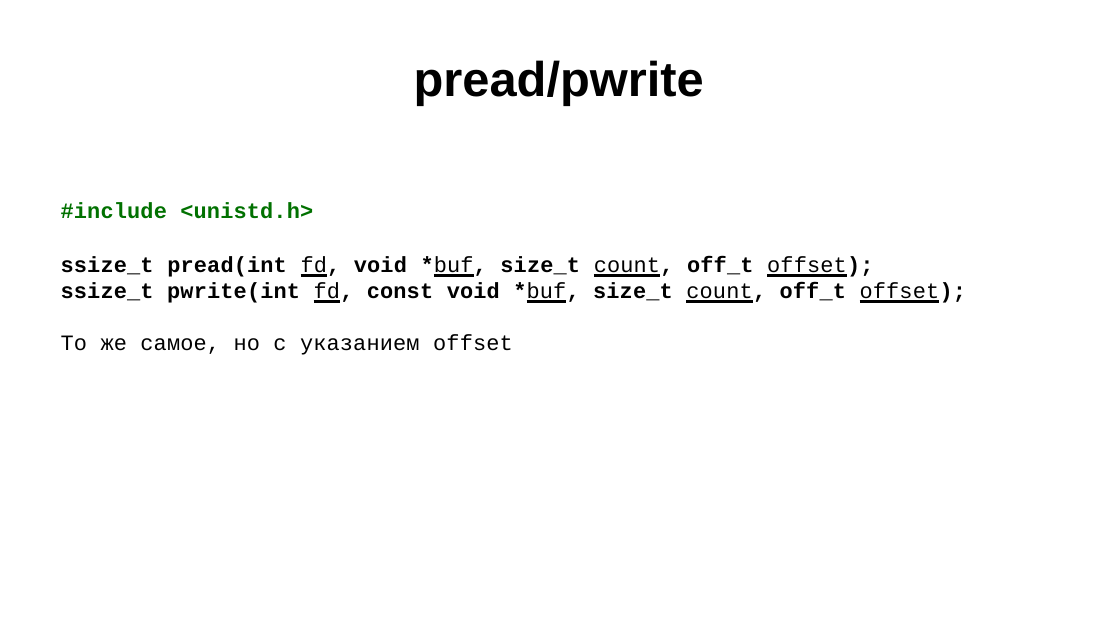
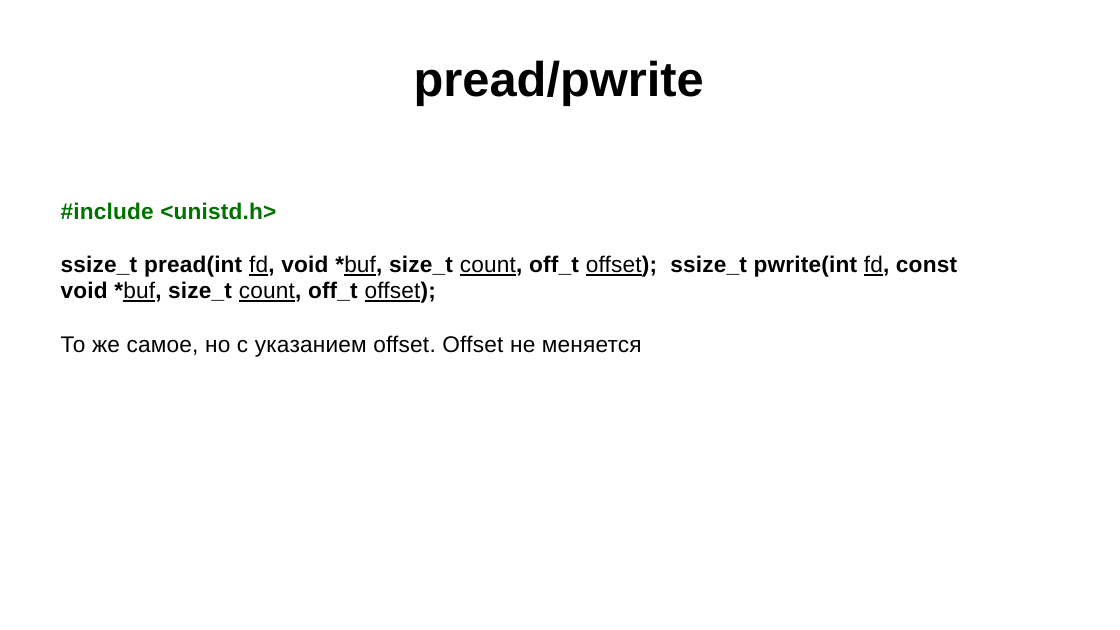
Before and after one commit to kostya2709/CAOS_seminars, a slide deck: slide 4 of sem_3_file_system/presentations/caos_3.pptx. Drawn at 1120x630 pixels with LibreOffice and Linux fonts; fonts in the diff are those of the drawing. Boxes give left, top, right and bottom in pixels: in the first picture for what was removed or moved away, otherwise in the second. Text is boxed around its words. In the diff, an @@ line names an element or a change of style, - is before the commit and + after.

```diff
--- a/sem_3_file_system/presentations/caos_3.pptx
+++ b/sem_3_file_system/presentations/caos_3.pptx
@@ text at (61,202,957,303): size 31 to 32 pt, font Courier New to Arial in "#include <unistd.h>", "ssize_t pread(int fd, void *buf, size_t count, ..." @@
@@ text at (61,335,642,357): text changed; size 31 to 32 pt; font Courier New to Arial @@
-То же самое, но с указанием offset
+То же самое, но с указанием offset. Offset не меняется
```
Also in this commit, not shown: 5 other slides changed, 40 other files.
